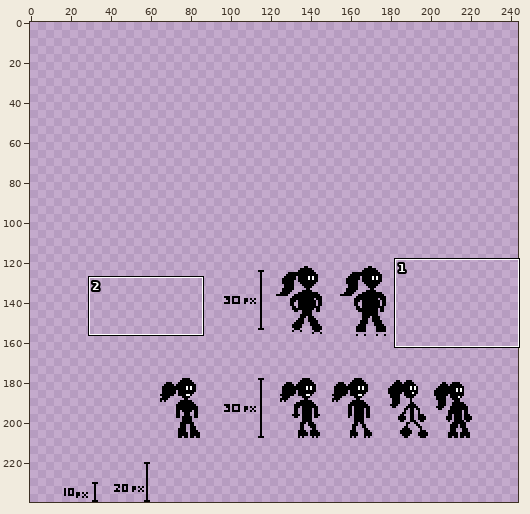
Pixel-art file, stored at images/Willow.aseprite. The picture above shows the old version from afar; the outline marks the close-up.
Close-up. Before the edit:
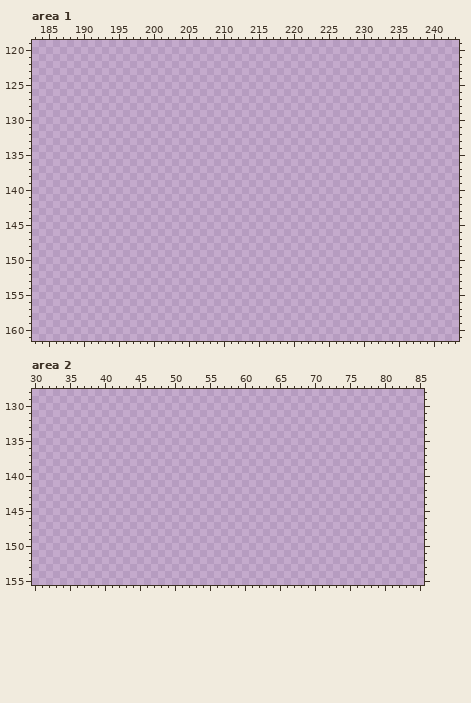
256x240 pixels, 1 frame. Shown: area 1: x 183..243, y 119..161; area 2: x 30..85, y 128..155. The wide view leaves out empty margins. The commit also changed other parts of the picture, which this record leaves out.
And afterwards:
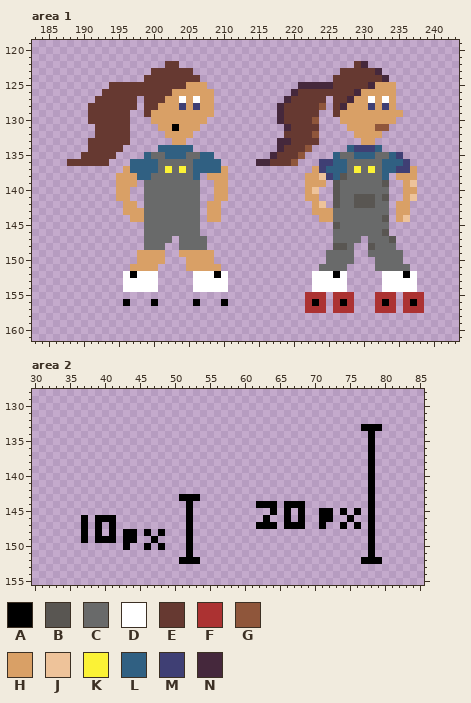
Palette (. is transparent): A #000000  B #595652  C #696a6a  D #ffffff  E #663931  F #ac3232  G #8f563b  H #d9a066  J #eec39a  K #fbf236  L #306082  M #3f3f74  N #45283c
What changed:
Changed rows in their new state; - is an unchanged pixel.
Area 1, layer "Layer 1":
first column x 188:
122 --------------EE-------------------------EN--------
123 ------------EEEEEE---------------------EEEEEN------
124 -----------EEEEEEEE-------------------EEEEEEEN-----
125 ------EEEEEEEEEEEHHH-------------NNNNNEEEEENHHH----
126 -----EEEEEEEEEEHHHHHH-----------NEEEEEEEENHHHHH----
127 ----EEEEEE-EEEHHDHDHH----------NEEEEE-EENHHDHDH----
128 ---EEEEEEE-EEHHHMHMHH---------NEEEEEG-ENHHHMHMH----
129 ---EEEEEE--EHHHHHHHHH---------NEEEEE--EHHHHHHHHH---
130 ---EEEEEE---HHHHHHHH----------NEEEEG---HHHHHHHH----
131 ----EEEEE----HHAHHH------------NEEEE----HHHHGG-----
132 ----EEEEE-----HHHH-------------EEEEG-----HHHH------
133 ---EEEEEE------HH-------------NNEEEE------HH-------
134 ---EEEEE-----LLLLL------------NEEEG-----LMMML------
135 --EEEEE----LCCLLLCCLL--------NEEEG----LCCLLLCCLM---
136 EEEEEE---LLLLCCCCCLLLL-----NNEEEG---MMLLCCCCCLLLM--
137 --------HLLLLCKCKCLLLLH------------HMLLLCKCKCLLMMH-
138 -------HHHLLCCCCCCL-HHH-----------HHJMLBCCCCCL-HHH-
139 -------HHH-CCCCCCCC--HH-----------HHH-BCCCCCCB--HJ-
140 -------HH--CCCCCCCC--HH-----------HJ--BCCCCCCC--HH-
141 -------HH--CCCCCCCC--HH-----------HH--BCCBBBCB--HJ-
142 --------HH-CCCCCCCC-HH-------------HJ-BCCBBBCC-HH--
143 --------HHHCCCCCCCC-HH-------------HHHCCCCCCCC-HH--
144 ---------HHCCCCCCCC-HH--------------HHCCCCCCCB-HJ--
145 -----------CCCCCCCC-------------------BCCCCCCC-----
146 -----------CCCCCCCC-------------------CCCCCCCB-----
147 -----------CCCC-CCCC------------------CCCC-CCCB----
148 -----------CCC--CCCC------------------BBC--BCCC----
149 ----------HHHH--HHHHH----------------CCCC--CCCCC---
150 ----------HHHH---HHHH----------------CCCC---CCCC---
151 ---------HHHH----HHHHH--------------CCCC----CCCCC--
152 --------DADDD-----DDDAD------------DDDAD-----DDDAD-
153 --------DDDDD-----DDDDD------------DDDDD-----DDDDD-
154 --------DDDDD-----DDDDD------------DDDDD-----DDDDD-
155 ----------------------------------FFF-FFF---FFF-FFF
156 --------A---A-----A---A-----------FAF-FAF---FAF-FAF
157 ----------------------------------FFF-FFF---FFF-FFF
Area 2, layer "Layer 1":
first column x 37:
133 ----------------------------------------AAA
134 -----------------------------------------A-
135 -----------------------------------------A-
136 -----------------------------------------A-
137 -----------------------------------------A-
138 -----------------------------------------A-
139 -----------------------------------------A-
140 -----------------------------------------A-
141 -----------------------------------------A-
142 -----------------------------------------A-
143 --------------AAA------------------------A-
144 ---------------A---------AAA-AAA---------A-
145 ---------------A-----------A-A-A--AA-A-A-A-
146 A-AAA----------A----------A--A-A--AA--A--A-
147 A-A-A----------A---------AAA-AAA--A--A-A-A-
148 A-A-A-AA-A-A---A-------------------------A-
149 A-AAA-AA--A----A-------------------------A-
150 ------A--A-A---A-------------------------A-
151 ---------------A-------------------------A-
152 --------------AAA-----------------------AAA
Pixel boxes of the changes (left, top, right, bottom) in both close-ups:
added: (67, 61, 424, 313)
added: (256, 424, 382, 564)
added: (81, 494, 200, 564)
